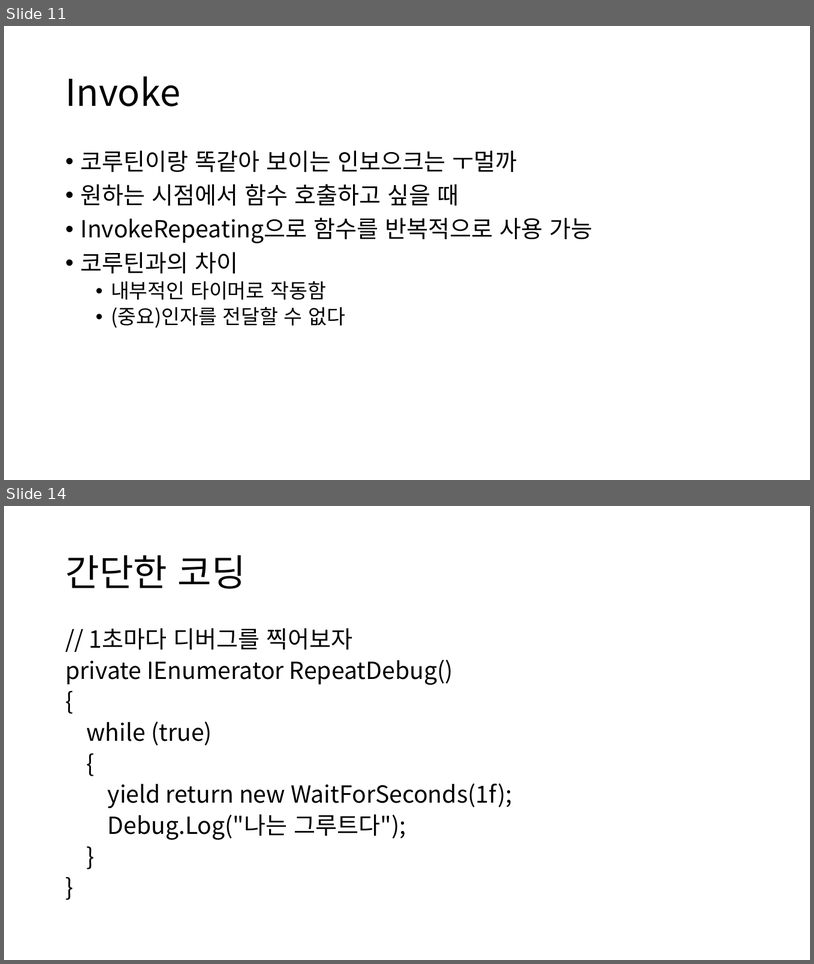
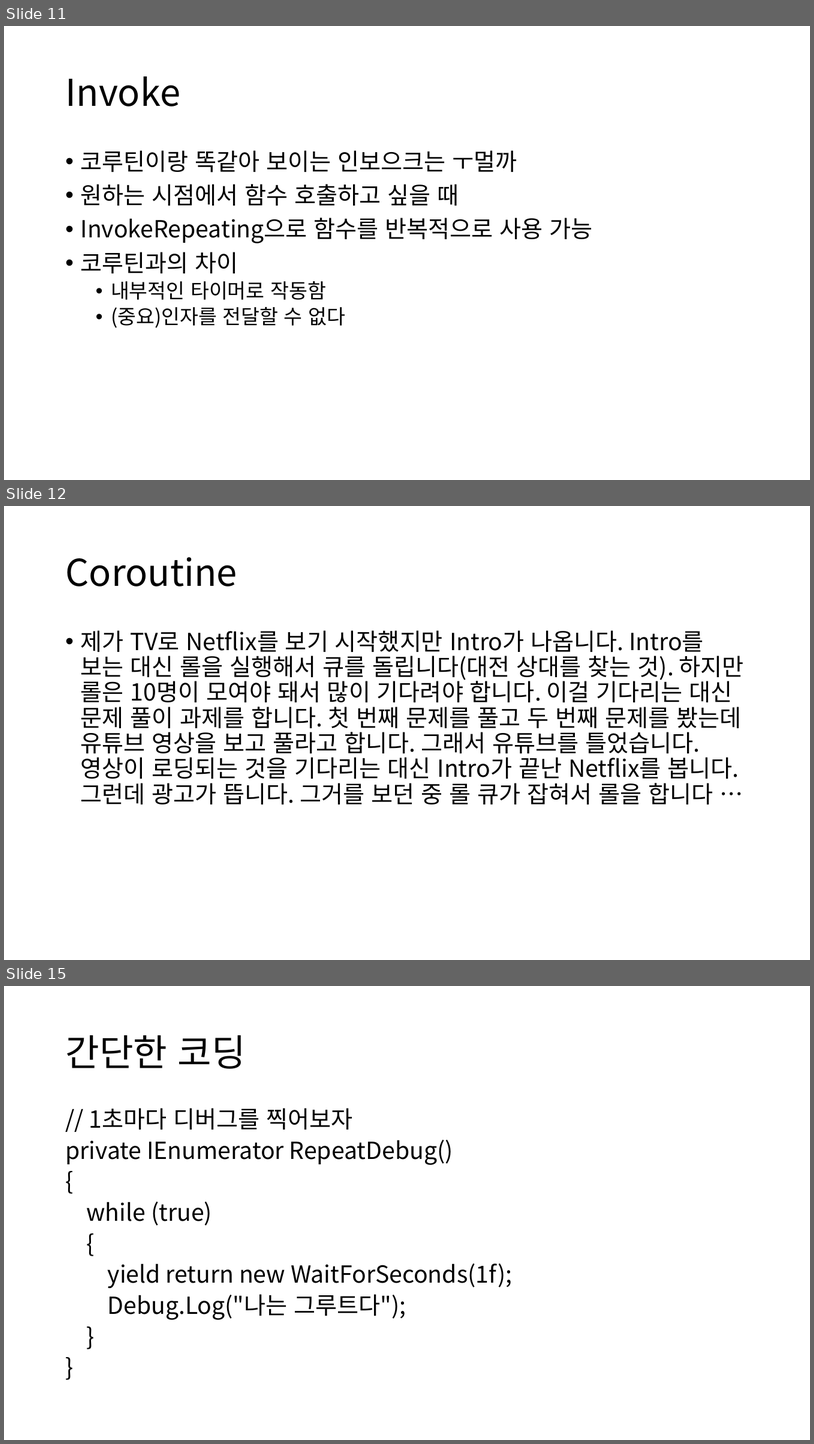
Before and after one commit to IamGroooooot/cien-unity-2019, a slide deck: 3주차.pptx. Shown one above the other, each under a label of ours: slides 11 and 14 before the commit, slides 11, 12 and 15 after it; the slides between them are not shown. The pictures are 814x964 and 814x1444 pixels, drawn with LibreOffice and Linux fonts; fonts in the diff are those of the drawing. Boxes give left, top, right and bottom in pixels: in the first picture for what was removed or moved away, otherwise in the second. Text is boxed around its words. In the diff, an @@ line names an element or a change of style, - is before the commit and + after.

```diff
--- a/3주차.pptx
+++ b/3주차.pptx
@@ slide 12 added at (4,506,810,960), background #FFFFFF @@
@@ title added at (65,557,237,586), 44 pt, text #000000 @@
+Coroutine
@@ text added at (81,630,744,804), 28 pt, text #000000 @@
+• 제가 TV로 Netflix를 보기 시작했지만 Intro가 나옵니다. Intro를 보는 대신 롤을 실행해서 큐를 돌립니다(대전 상대를 찾는 것). 하지만 롤은 10명이 모여야 돼서 많이 기다려야 합니다. 이걸 기다리는 대신 문제 풀이 과제를 합니다. 첫 번째 문제를 풀고 두 번째 문제를 봤는데 유튜브 영상을 보고 풀라고 합니다. 그래서 유튜브를 틀었습니다. 영상이 로딩되는 것을 기다리는 대신 Intro가 끝난 Netflix를 봅니다. 그런데 광고가 뜹니다. 그거를 보던 중 롤 큐가 잡혀서 롤을 합니다 …
@@ what was slide 14 is now slide 15 @@
```
Also in this commit, not shown: 3 slides changed, 2 other slides added, 1 slide removed.
